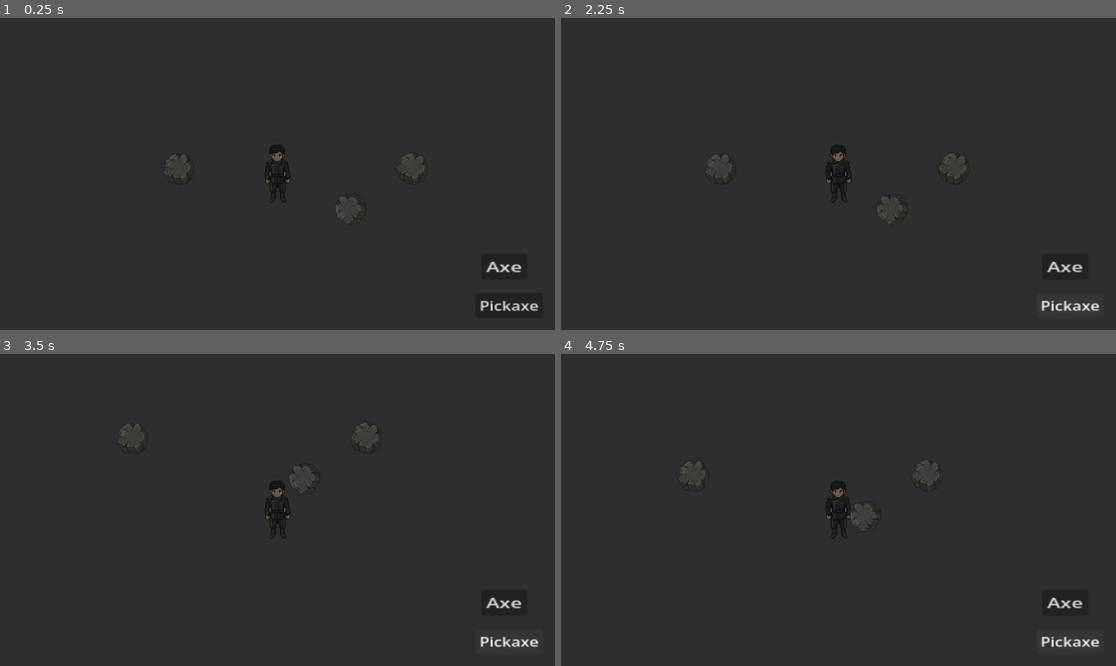
Above: before the commit, frames 1-4 (two rows, left to right).
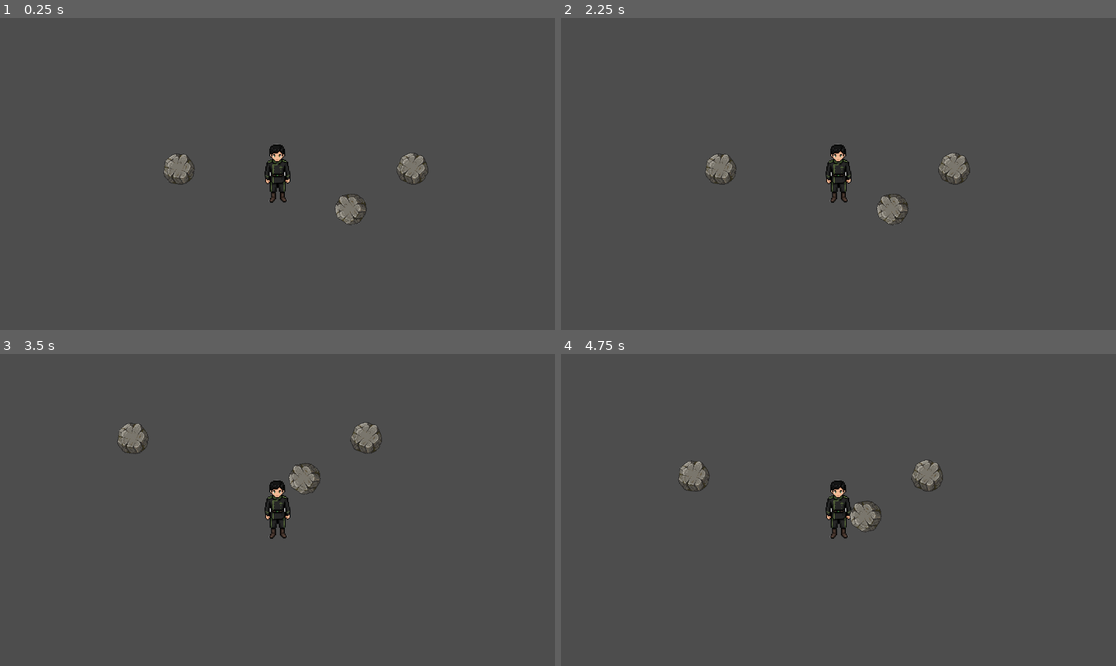
Above: after the commit, the same moments.

Repository: YuichiroRK/project-forge
Game: Godot game, scene res://scenes/World.tscn
Two runs of this game, one before a commit and one after it. Both use one fixed random seed, a clock stepped at 60 frames per second and the inputs below.
Inputs (mouse positions are in pixels of both pictures, inside the frame that each line leads up to):
- Up to frame 1 (0.25 s): no input
- Up to frame 2 (2.25 s): click (1066, 267) at 0.5 s, where only the run before the commit has a clickable "Axe"; click (1071, 305) at 1.25 s, where only the run before the commit has a clickable "Pickaxe"; tap Enter at 2 s; hold D (move_right) from 2.03 s (still down); hold E (interact) from 2.03 s (still down)
- Up to frame 3 (3.5 s): release D (move_right) at 2.78 s; release E (interact) at 2.78 s; hold S (move_down) from 2.78 s (still down); tap E (interact) at 2.85 s
- Up to frame 4 (4.75 s): release S (move_down) at 3.53 s; hold D (move_right) 3.53-4.28 s; hold E (interact) 3.53-4.28 s; tap Space at 4.25 s; hold W (move_up) from 4.28 s (still down); tap E (interact) at 4.35 s

The runs differ from the first frame. In frame 1, 99% of the frame differs, in the area x 0-100%, y 0-100%; in frame 2, 98%; in frame 3, 98%; in frame 4, 98%.
Error before the commit: Parse Error: There is already a variable named "label" declared in this scope. (res://scripts/InventoryUI.gd:39)

Commit message:
Fix variable redeclaration bug

Diff:
--- a/client/scripts/InventoryUI.gd
+++ b/client/scripts/InventoryUI.gd
@@ -24,7 +24,6 @@
 		child.queue_free()
 
 	for item in inventory.items:
-		var label = Label.new()
 		var data = Globals.get_item(item.id)
 		if data:
 			var hbox = HBoxContainer.new()
